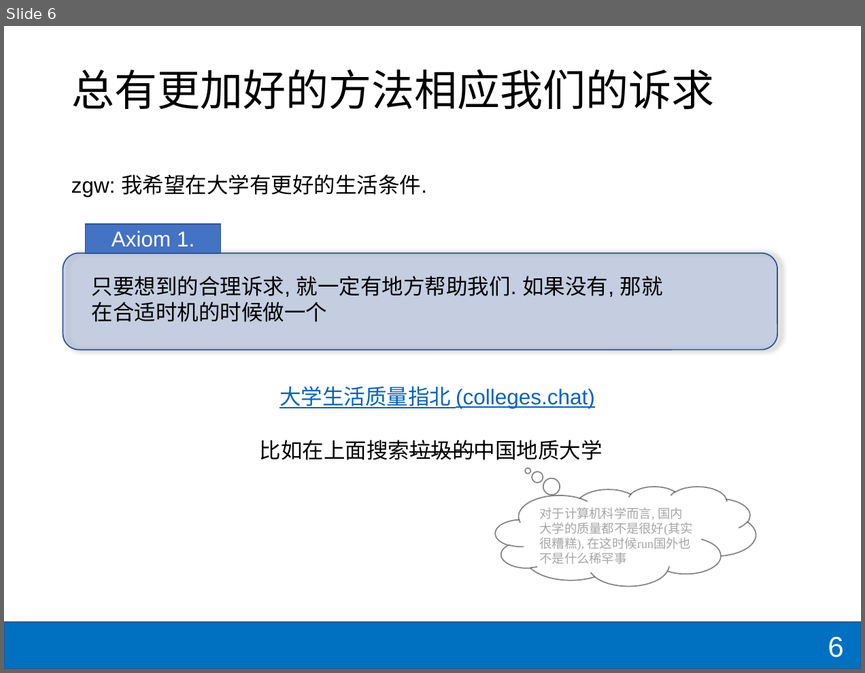
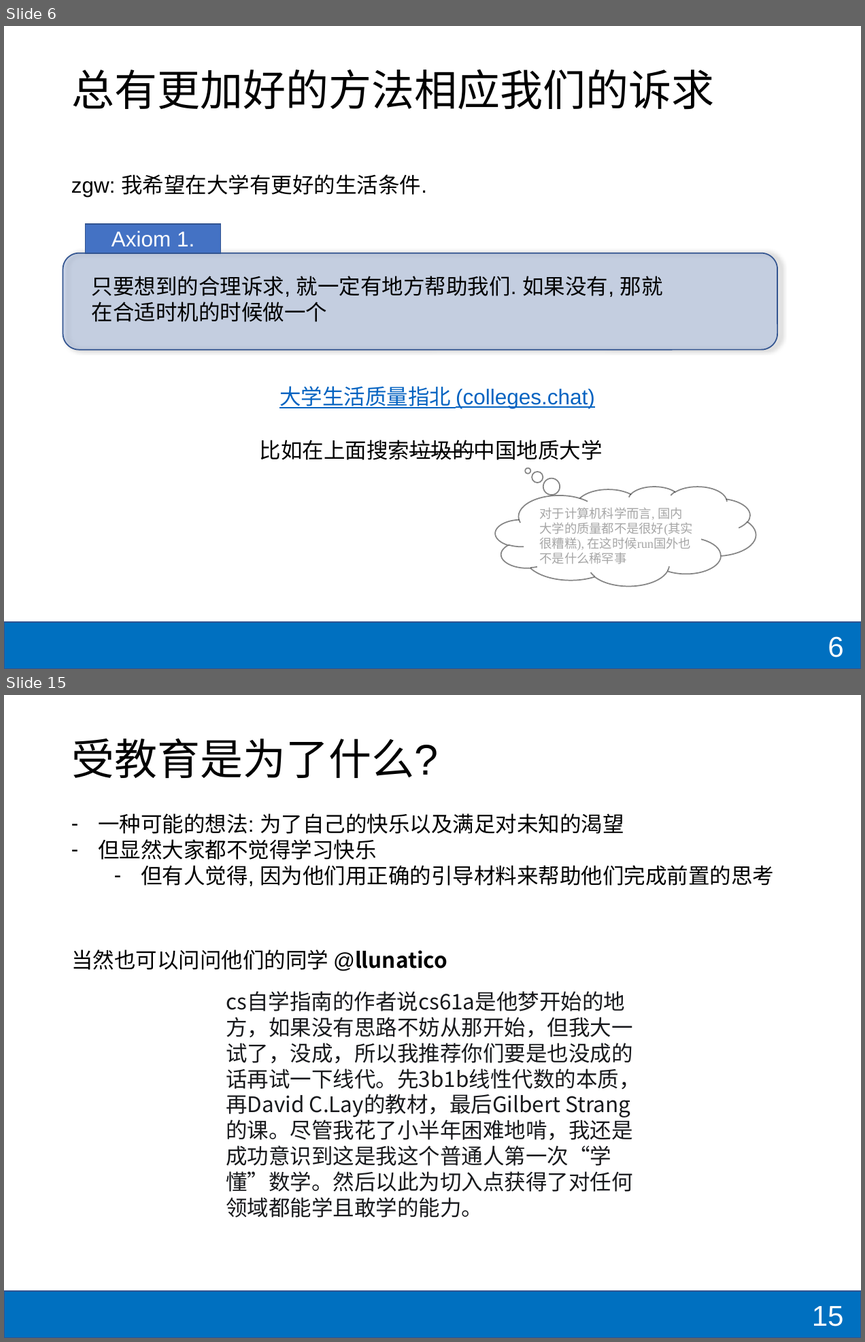
Before and after one commit to shzaiz/dx-public, a slide deck: notes/notes/Unilink/overview.pptx. Shown one above the other, each under a label of ours: slide 6 before the commit, slides 6 and 15 after it; the slides between them are not shown. The pictures are 865x673 and 865x1342 pixels, drawn with LibreOffice and Linux fonts; fonts in the diff are those of the drawing. Boxes give left, top, right and bottom in pixels: in the first picture for what was removed or moved away, otherwise in the second. Text is boxed around its words. In the diff, an @@ line names an element or a change of style, - is before the commit and + after.

```diff
--- a/notes/notes/Unilink/overview.pptx
+++ b/notes/notes/Unilink/overview.pptx
@@ slide 15 added at [4,695,861,1338], background #FFFFFF; not listed: 1 template element that a slide beside it also shows @@
@@ title added at [71,738,438,778], 36 pt, text #000000 @@
+受教育是为了什么?
@@ text added at [98,813,774,886], 18 pt, text #000000 @@
+– 一种可能的想法: 为了自己的快乐以及满足对未知的渴望
+– 但显然大家都不觉得学习快乐
+  – 但有人觉得, 因为他们用正确的引导材料来帮助他们完成前置的思考
@@ text added at [71,949,447,971], 18 pt, text #000000 @@
+当然也可以问问他们的同学 @llunatico
@@ text added at [226,1017,640,1217], 18 pt, text #18191C @@
+cs自学指南的作者说cs61a是他梦开始的地方，如果没有思路不妨从那开始，但我大一试了，没成，所以我推荐你们要是也没成的话再试一下线代。先3b1b线性代数的本质，再David C.Lay的教材，最后Gilbert Strang的课。尽管我花了小半年困难地啃，我还是成功意识到这是我这个普通人第一次“学懂”数学。然后以此为切入点获得了对任何领域都能学且敢学的能力。
@@ page number added at [812,1306,844,1326], 24 pt, text #FFFFFF @@
+15
```
Also in this commit, not shown: 4 slides changed, 7 other slides added, 1 other file.
